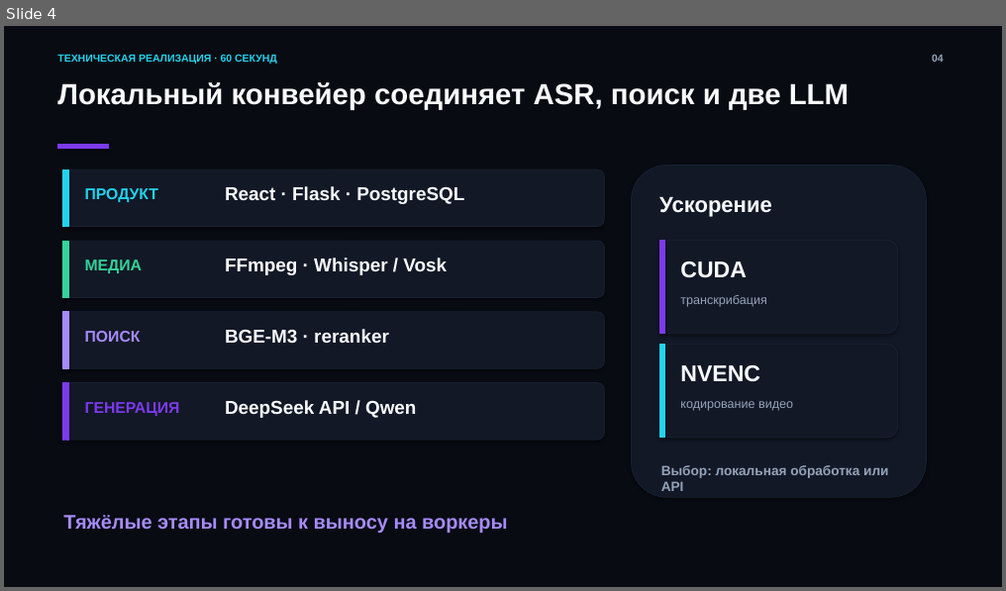
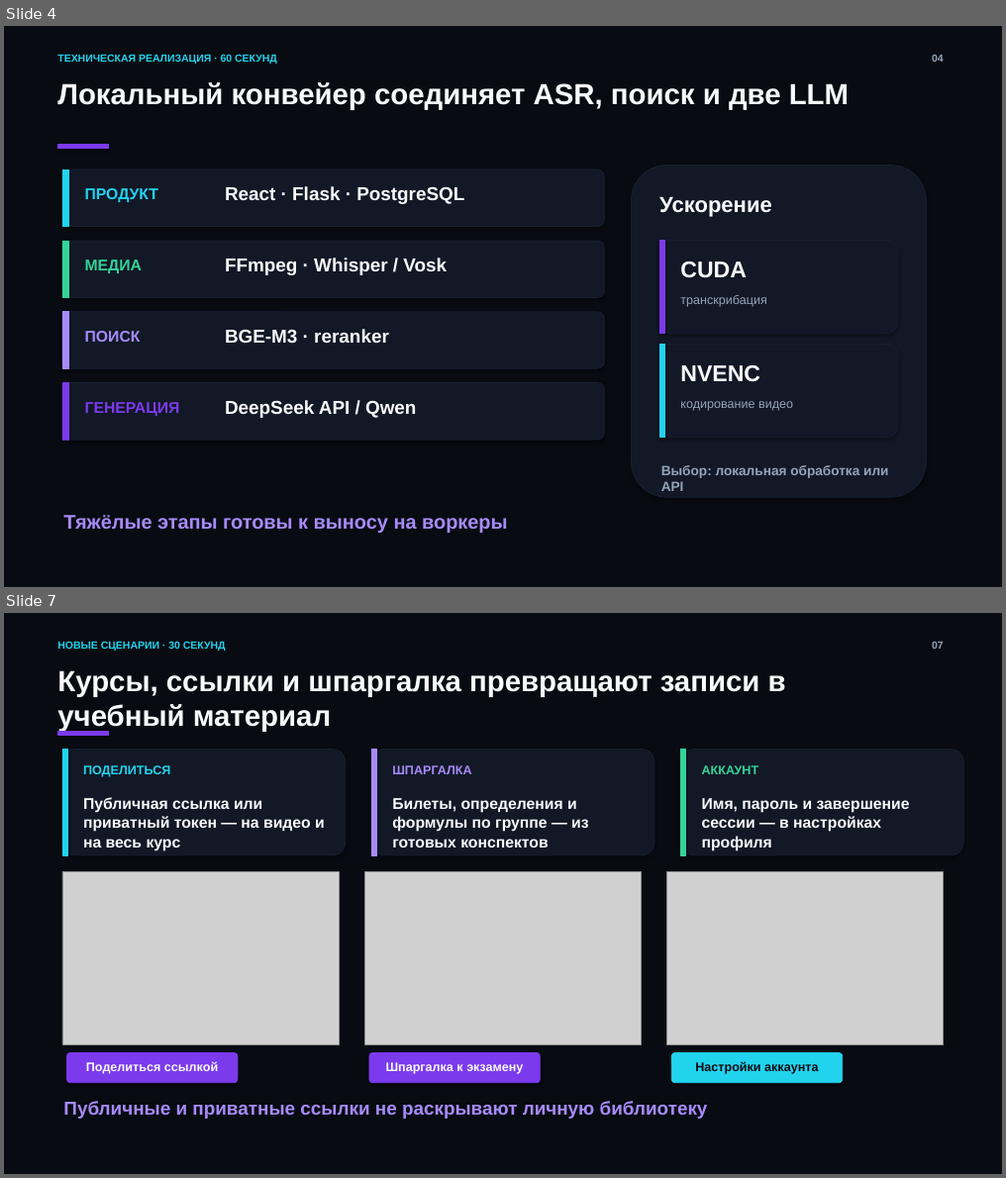
Before and after one commit to byteguru8211/Lectora, a slide deck: docs/presentation/lectora-hackathon-defense.pptx. Shown one above the other, each under a label of ours: slide 4 before the commit, slides 4 and 7 after it; the slides between them are not shown. The pictures are 1006x591 and 1006x1178 pixels, drawn with LibreOffice and Linux fonts; fonts in the diff are those of the drawing; grey boxes stand for pictures. Boxes give left, top, right and bottom in pixels: in the first picture for what was removed or moved away, otherwise in the second. Text is boxed around its words. In the diff, an @@ line names an element or a change of style, - is before the commit and + after.

Commit message:
feat: адаптивная мобильная версия и обновлённые материалы
Desktop-раскладка сохранена; для ≤900px добавлена нижняя навигация,
скролл-группы в кабинете и компактный хедер. Скриншоты и презентация
обновлены под шаринг, шпаргалку и настройки аккаунта.

```diff
--- a/docs/presentation/lectora-hackathon-defense.pptx
+++ b/docs/presentation/lectora-hackathon-defense.pptx
@@ slide 7 added at <box>4,613,1002,1174</box>, background #080B12 @@
@@ text added at <box>57,641,226,651</box>, 10 pt, text #22D3EE, bold @@
+НОВЫЕ СЦЕНАРИИ · 30 СЕКУНД
@@ text added at <box>932,641,944,649</box>, 10 pt, text #94A3B8, bold @@
+07
@@ text added at <box>57,670,786,732</box>, 28 pt, text #F8FAFC, bold @@
+Курсы, ссылки и шпаргалка превращают записи в учебный материал
@@ rectangle added at <box>57,731,109,736</box>, fill #7C3AED, outline #7C3AED 0.75 pt @@
@@ rounded rectangle added at <box>62,750,346,856</box>, fill #121826, outline #192032 0.75 pt @@
@@ rectangle added at <box>62,750,67,856</box>, fill #22D3EE, outline #22D3EE 0.75 pt @@
@@ rounded rectangle added at <box>371,750,654,856</box>, fill #121826, outline #192032 0.75 pt @@
@@ rectangle added at <box>371,750,377,856</box>, fill #A78BFA, outline #A78BFA 0.75 pt @@
@@ rounded rectangle added at <box>681,750,963,856</box>, fill #121826, outline #192032 0.75 pt @@
@@ rectangle added at <box>681,750,686,856</box>, fill #34D399, outline #34D399 0.75 pt @@
@@ text added at <box>83,765,170,777</box>, 12 pt, text #22D3EE, bold @@
+ПОДЕЛИТЬСЯ
@@ text added at <box>392,765,471,774</box>, 12 pt, text #A78BFA, bold @@
+ШПАРГАЛКА
@@ text added at <box>702,765,759,774</box>, 12 pt, text #34D399, bold @@
+АККАУНТ
@@ text added at <box>83,797,325,852</box>, 15 pt, text #F8FAFC, bold @@
+Публичная ссылка или приватный токен — на видео и на весь курс
@@ text added at <box>392,798,589,848</box>, 15 pt, text #F8FAFC, bold @@
+Билеты, определения и формулы по группе — из готовых конспектов
@@ text added at <box>702,798,910,852</box>, 15 pt, text #F8FAFC, bold @@
+Имя, пароль и завершение сессии — в настройках профиля
@@ picture added at <box>62,872,339,1045</box> @@
@@ picture added at <box>364,872,642,1045</box> @@
@@ picture added at <box>667,872,944,1045</box> @@
@@ rounded rectangle added at <box>67,1054,238,1083</box>, fill #7C3AED, outline #7C3AED 0.75 pt @@
@@ rounded rectangle added at <box>369,1054,540,1083</box>, fill #7C3AED, outline #7C3AED 0.75 pt @@
@@ rounded rectangle added at <box>672,1054,843,1083</box>, fill #22D3EE, outline #22D3EE 0.75 pt @@
@@ text added at <box>86,1061,218,1074</box>, 12 pt, text #F8FAFC, bold @@
+Поделиться ссылкой
@@ text added at <box>386,1062,523,1074</box>, 12 pt, text #F8FAFC, bold @@
+Шпаргалка к экзамену
@@ text added at <box>695,1061,818,1074</box>, 12 pt, text #080B12, bold @@
+Настройки аккаунта
@@ text added at <box>63,1101,708,1119</box>, 18 pt, text #A78BFA, bold @@
+Публичные и приватные ссылки не раскрывают личную библиотеку
```
Also in this commit, not shown: 2 slides changed, 16 other files.
